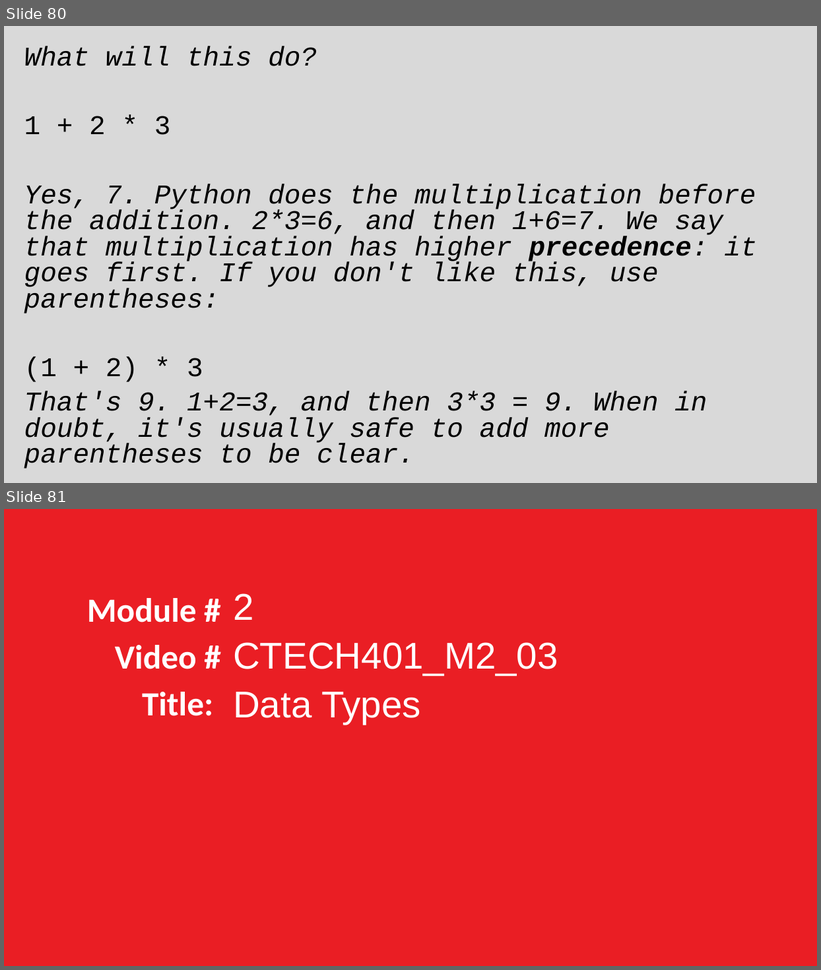
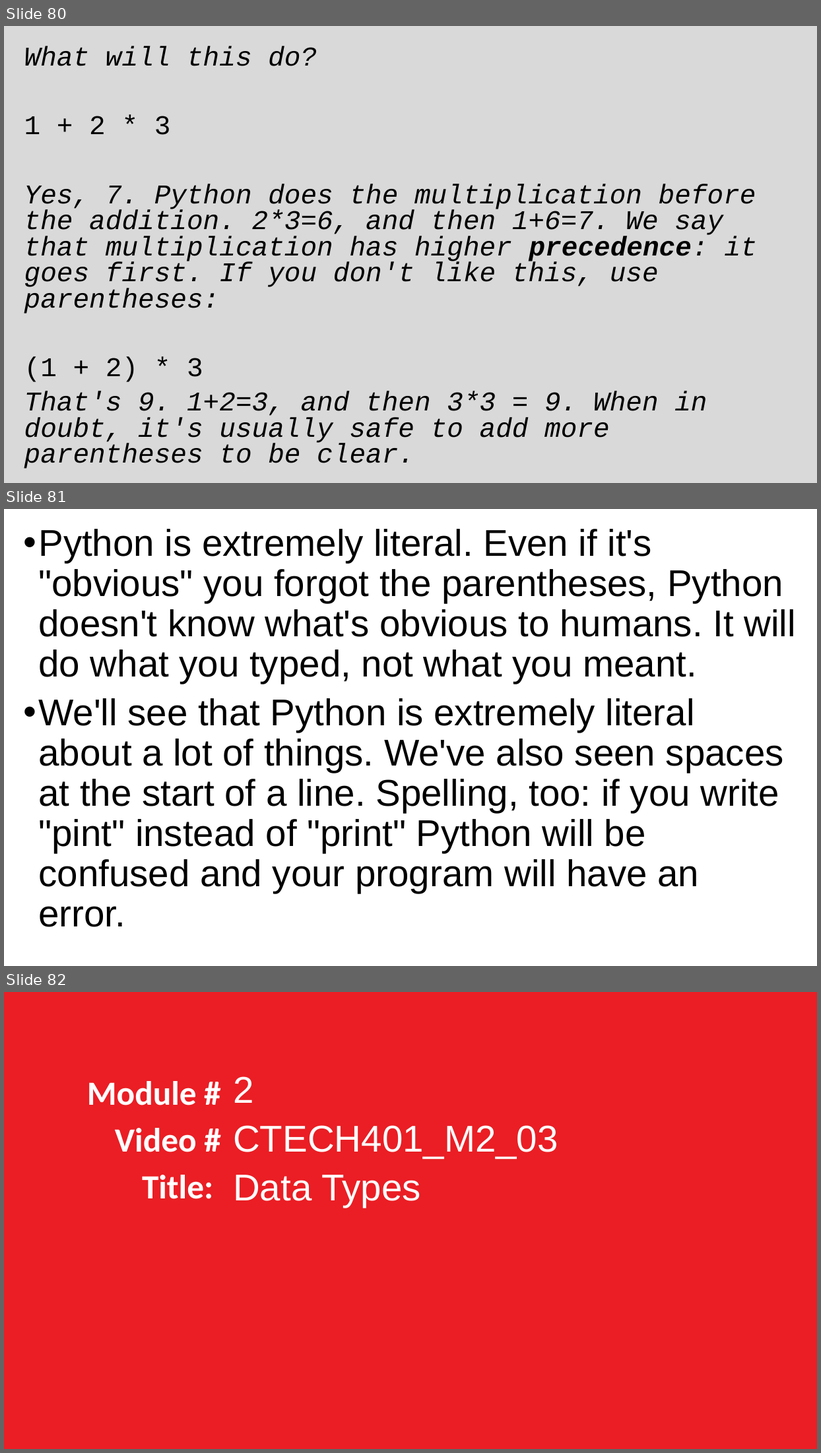
Before and after one commit to grimmelm/ctech404, a slide deck: ctech401/CTECH401_Combined-Slides.pptx. Shown one above the other, each under a label of ours: slides 80 and 81 before the commit, slides 80, 81 and 82 after it. The pictures are 821x970 and 821x1453 pixels, drawn with LibreOffice and Linux fonts; fonts in the diff are those of the drawing. Boxes give left, top, right and bottom in pixels: in the first picture for what was removed or moved away, otherwise in the second. Text is boxed around its words. In the diff, an @@ line names an element or a change of style, - is before the commit and + after.

Commit message:
CTECH 401 Added video on error messages, other tweaks.

```diff
--- a/ctech401/CTECH401_Combined-Slides.pptx
+++ b/ctech401/CTECH401_Combined-Slides.pptx
@@ slide 81 added at <box>4,509,817,966</box>, background #FFFFFF @@
@@ text added at <box>38,529,795,927</box>, 44 pt, text #000000 @@
+• Python is extremely literal. Even if it's "obvious" you forgot the parentheses, Python doesn't know what's obvious to humans. It will do what you typed, not what you meant.
+• We'll see that Python is extremely literal about a lot of things. We've also seen spaces at the start of a line. Spelling, too: if you write "pint" instead of "print" Python will be confused and your program will have an error.
@@ what was slide 81 is now slide 82 @@
```
Also in this commit, not shown: 5 slides changed, 5 other slides added.
